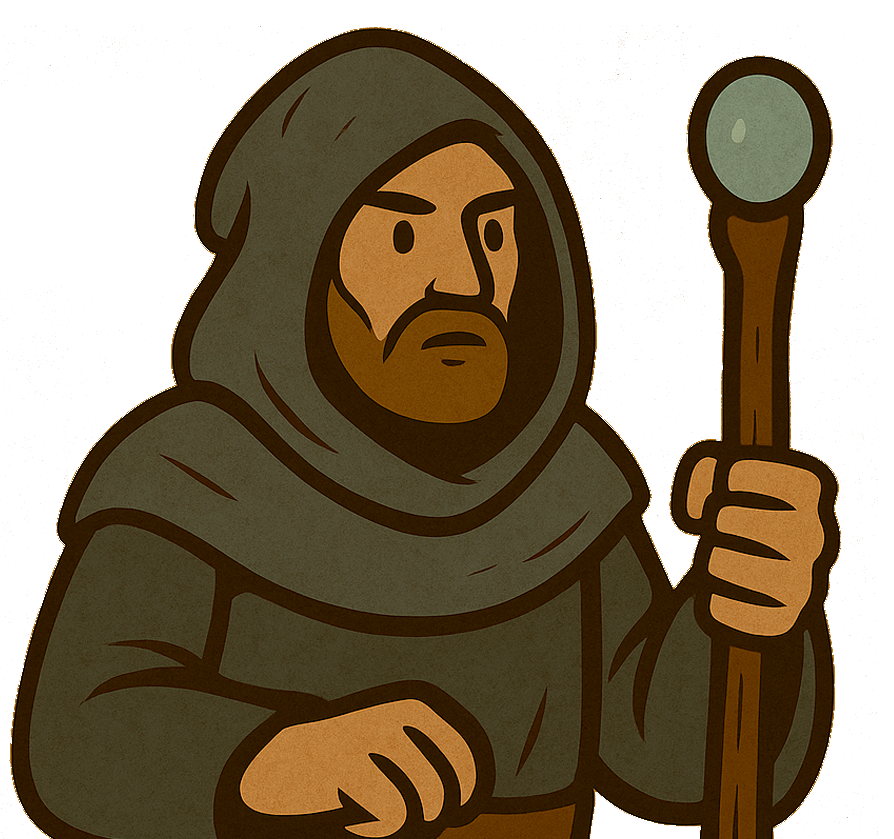
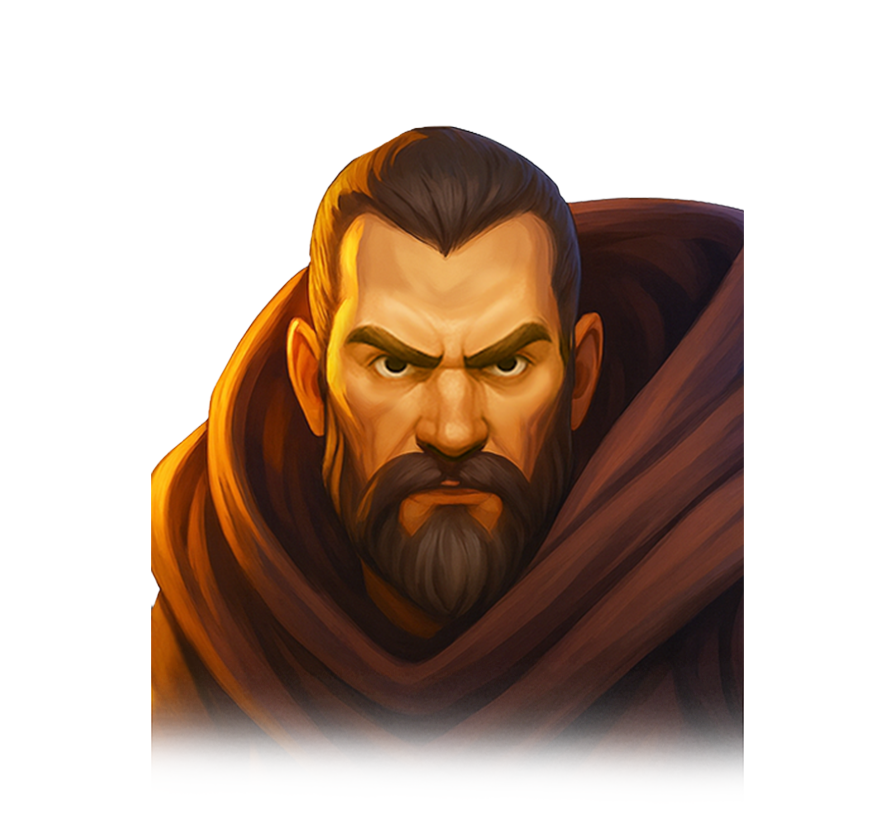
Two versions of the same layered image (w=894, h=839). Layer-by-layer changes:
added layer "human_mage" above "Lager 5" over bbox(151, 124, 744, 839)
hid "Lager 5" over bbox(0, 25, 878, 839)